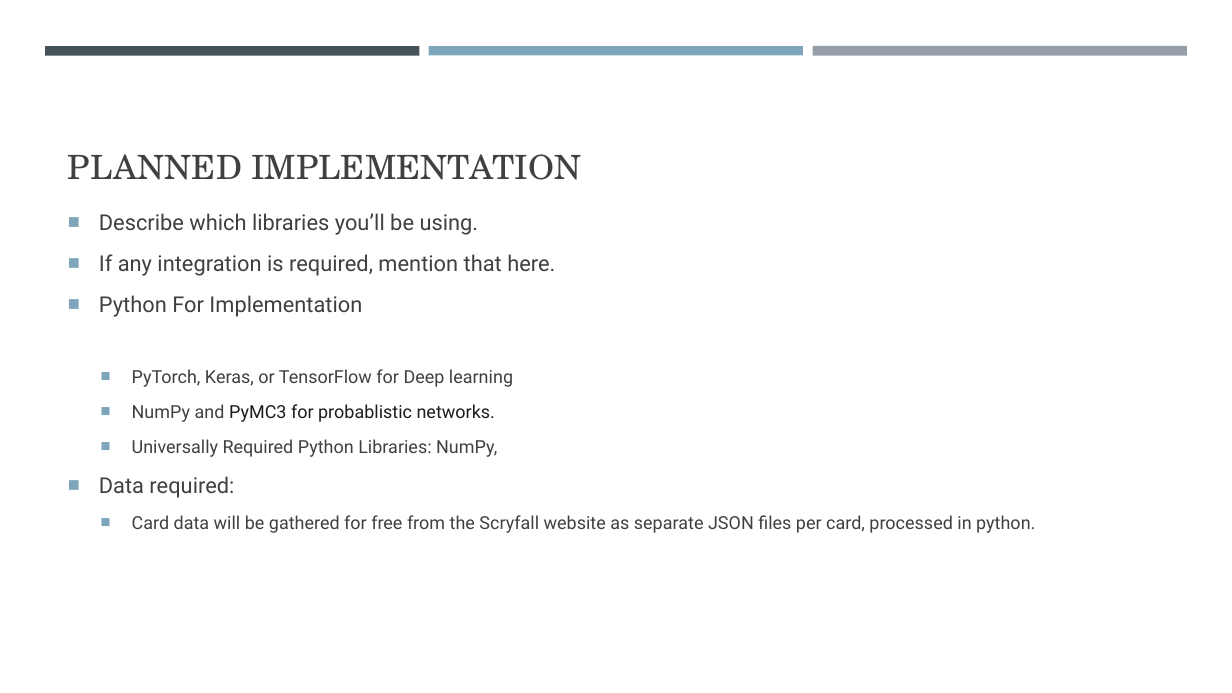
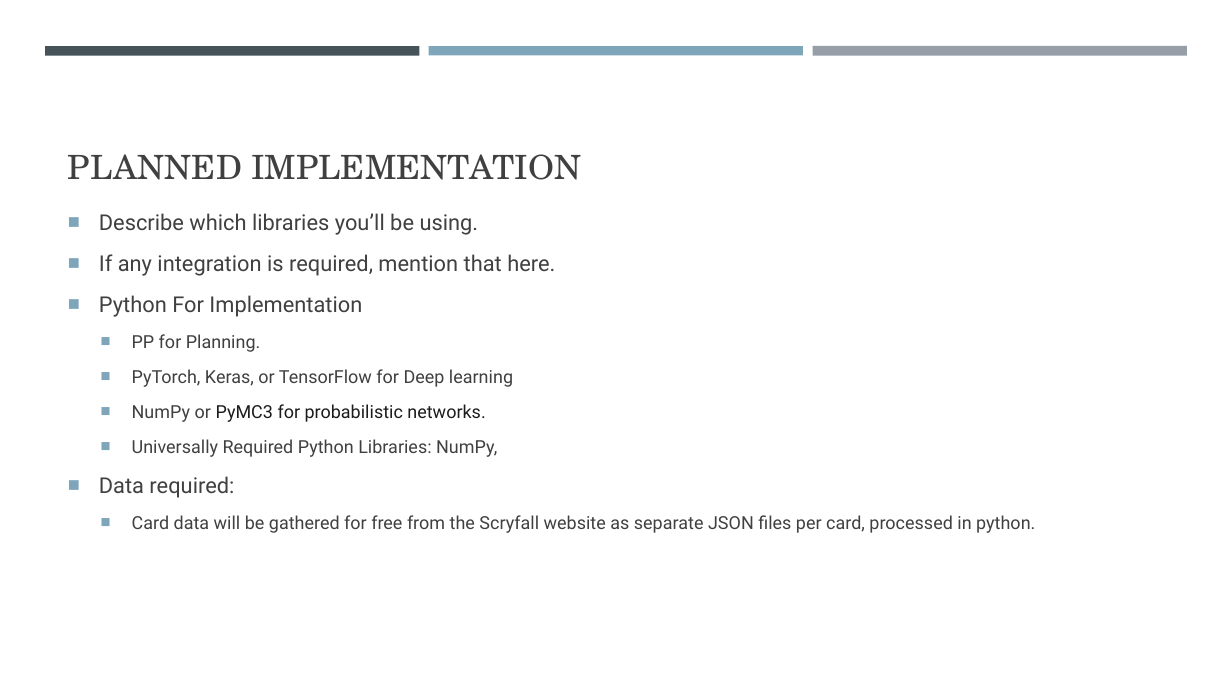
Before and after one commit to NicholasTillo/Gitaxian-Probe, a slide deck: slide 6 of problem_formulation.pptx. Drawn at 1232x693 pixels with LibreOffice and Linux fonts; fonts in the diff are those of the drawing. Boxes give left, top, right and bottom in pixels: in the first picture for what was removed or moved away, otherwise in the second. Text is boxed around its words. In the diff, an @@ line names an element or a change of style, - is before the commit and + after.

```diff
--- a/problem_formulation.pptx
+++ b/problem_formulation.pptx
@@ text at <box>132,334,261,352</box>: paragraph added @@
+  ■ PP for Planning.
@@ text at <box>132,404,485,422</box>: text changed @@
-  ■ NumPy and PyMC3 for probablistic networks.
+  ■ NumPy or PyMC3 for probabilistic networks.
```
Also in this commit, not shown: 2 other slides changed.
